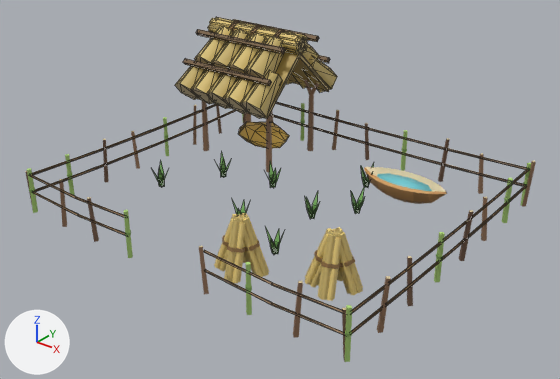
Renders of the glTF model godot/art/models/pasture.glb from each side of a commit.
The view is the same before and after, from a 50 mm camera at (4.52, -5.67, 3.71) aimed at (0.1, -0.14, 0.29). Lighting does not change. The marker at lower left points along +X, +Y and +Z. The picture after the commit comes second. Mesh edges are drawn as thin lines on the coarser meshes.

The older version as bpy lines, for what is in view:
```python
me_body = bpy.data.meshes.new('body')
me_body.from_pydata(...)  # 1207 vertices, 1920 faces; spans x -2.01..2.01, y -1.69..1.71, z -0.02..0.87
me_body.materials.append(mat_defaultmaterial)
me_body_nh = bpy.data.meshes.new('body_nh')
me_body_nh.from_pydata(...)  # 386 vertices, 544 faces; spans x -1.96..1.96, y -1.66..1.66, z 0.0..0.41
me_body_nh.materials.append(mat_defaultmaterial_001)
me_body_nl = bpy.data.meshes.new('body_nl')
me_body_nl.from_pydata(...)  # 392 vertices, 652 faces; spans x -1.86..-0.54, y 0.27..1.83, z 0.02..1.54
me_body_nl.materials.append(mat_defaultmaterial_002)
ob_body = bpy.data.objects.new('body', me_body)
ob_body.location = (0.0, 0.0, 0.0)
ob_body_nh = bpy.data.objects.new('body_nh', me_body_nh)
ob_body_nh.location = (0.0, 0.0, 0.0)
ob_body_nl = bpy.data.objects.new('body_nl', me_body_nl)
ob_body_nl.location = (0.0, 0.0, 0.0)
```
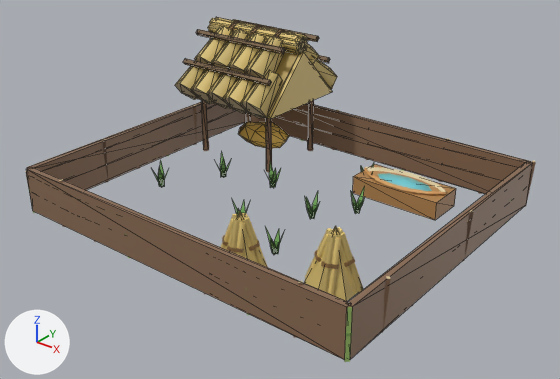
What differs and where, as boxes (x1, y1, x2, y2) in the pictures (560 x 379 px):
'body__far', added (brown)
    after: (26, 52, 532, 360)
'body_nh', unchanged, covered by the edit
    before: (30, 102, 529, 334)
    after: (153, 153, 374, 255)

Patch to the scene script:
```diff
--- a/godot/art/models/pasture.glb.py
+++ b/godot/art/models/pasture.glb.py
@@ me_body__far @@
+me_body__far.from_pydata(...)  # 102 vertices, 156 faces; spans x -1.98..1.98, y -1.68..1.68, z 0.0..1.33
+me_body__far.materials.append(mat_defaultmaterial_001)
@@ ob_body__far @@
+ob_body__far = bpy.data.objects.new('body__far', me_body__far)
+ob_body__far.location = (0.0, 0.0, 0.0)
```
